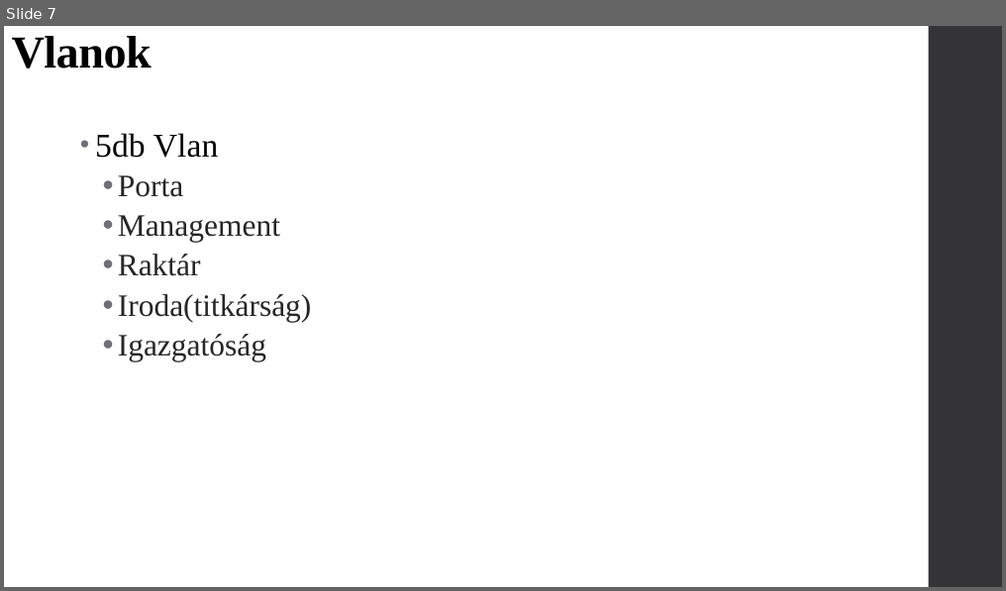
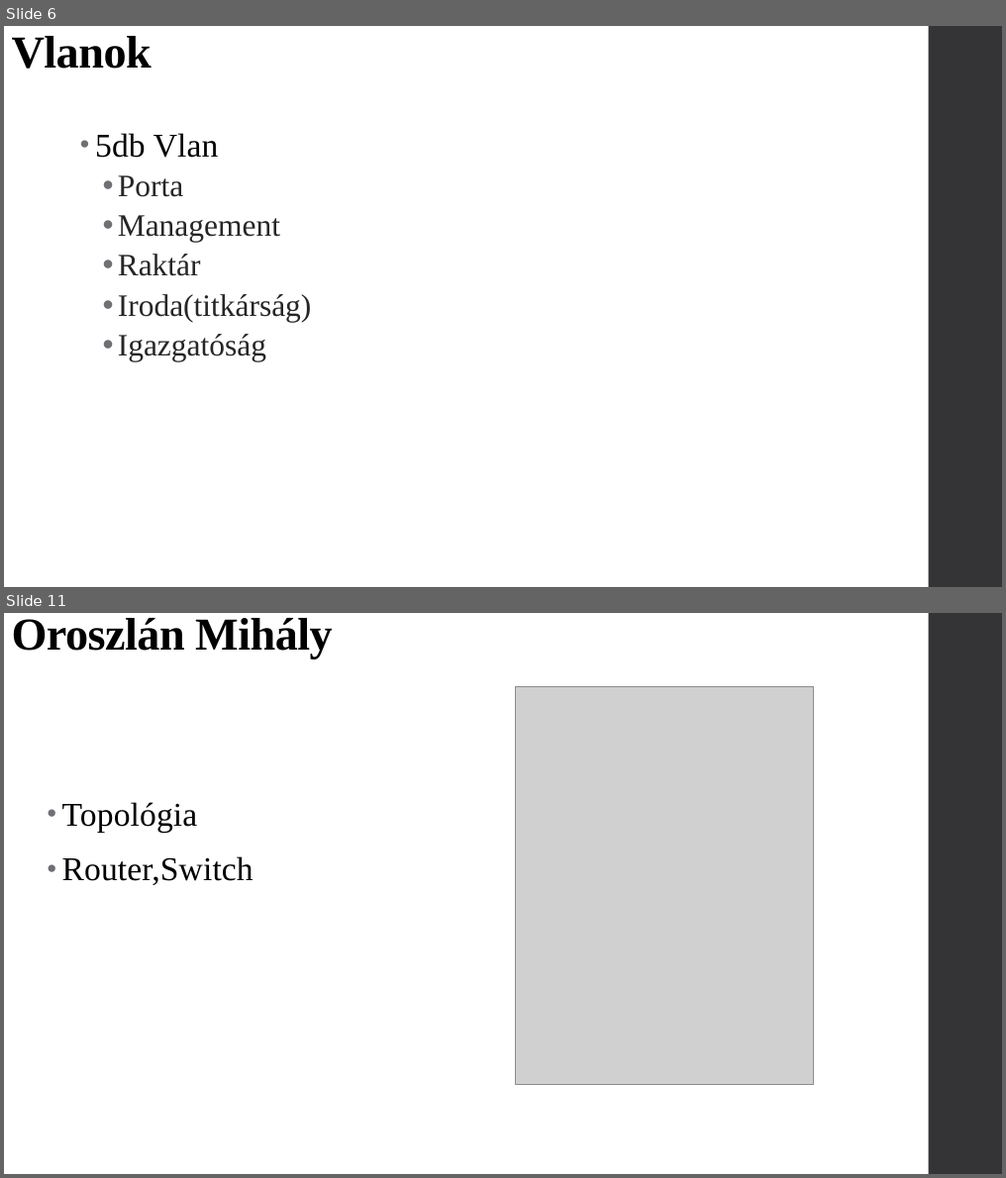
Before and after one commit to OsziMisi/Turros-elelmiszerlanc, a slide deck: Projekt.pptx. Shown one above the other, each under a label of ours: slide 7 before the commit, slides 6 and 11 after it; the slides between them are not shown. The pictures are 1006x591 and 1006x1178 pixels, drawn with LibreOffice and Linux fonts; fonts in the diff are those of the drawing; grey boxes stand for pictures. Boxes give left, top, right and bottom in pixels: in the first picture for what was removed or moved away, otherwise in the second. Text is boxed around its words. In the diff, an @@ line names an element or a change of style, - is before the commit and + after.

```diff
--- a/Projekt.pptx
+++ b/Projekt.pptx
@@ slide 11 added at (4,613,1002,1174), background #FFFFFF; not listed: 1 template element that a slide beside it also shows @@
@@ title added at (12,618,333,659), 44 pt, text #000000, bold @@
+Oroszlán Mihály
@@ picture added at (515,686,814,1084) @@
@@ text added at (62,802,253,885), 32 pt, text #000000 @@
+• Topológia
+• Router,Switch
@@ what was slide 7 is now slide 6 @@
```
Also in this commit, not shown: 5 other slides added, 1 slide removed.
